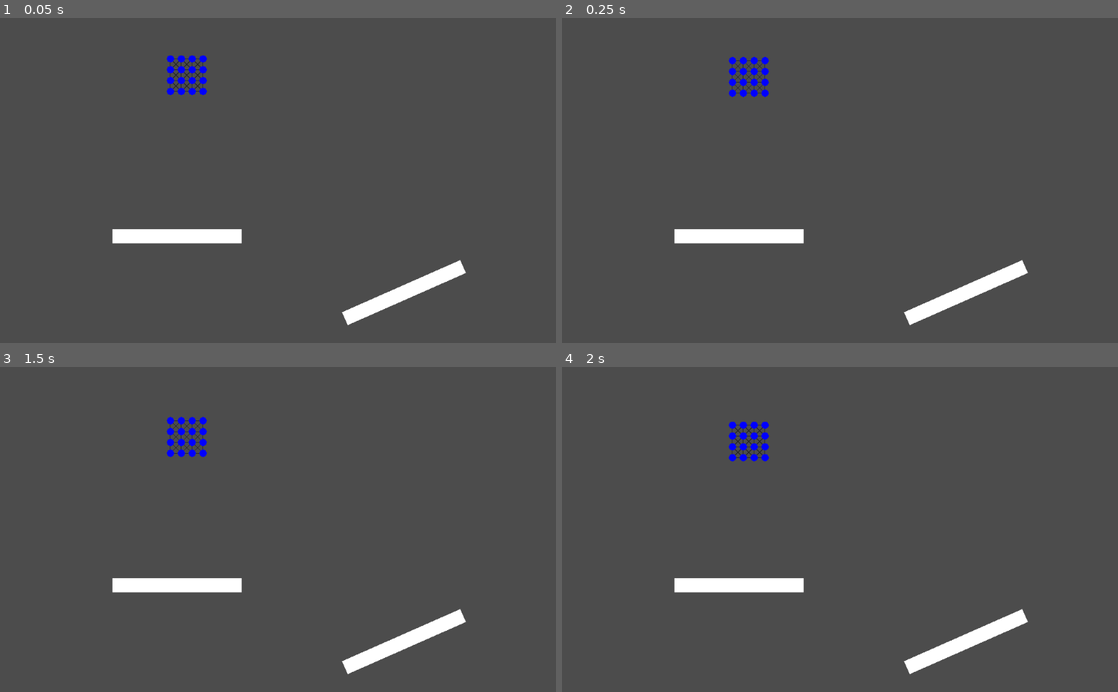
Above: before the commit, frames 1-4 (two rows, left to right).
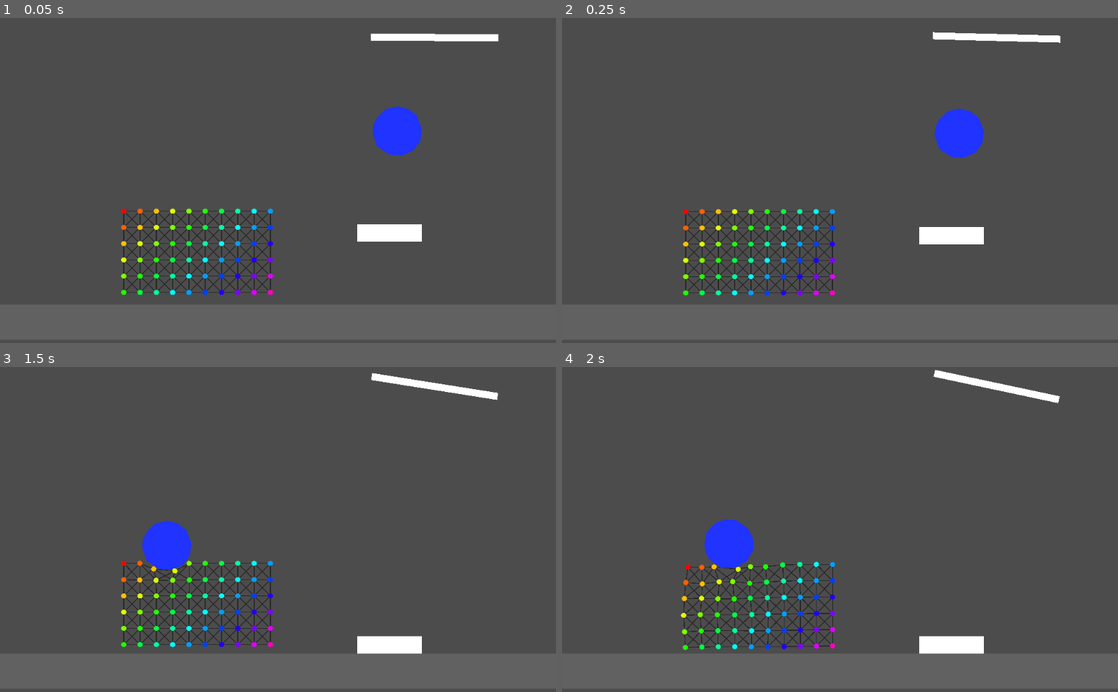
Above: after the commit, the same moments.

Repository: bustedwallstudios/Softbody
Game: Godot game, scene res://2dWorld.tscn
The game is run twice, just before and just after one commit, with the same random seed, the same clock (stepped at 60 frames per second) and the same inputs.
Inputs (mouse positions are in pixels of both pictures, inside the frame that each line leads up to):
- Up to frame 1 (0.05 s): no input
- Up to frame 2 (0.25 s): no input
- Up to frame 3 (1.5 s): tap Enter (ui_accept) at 0.5, 0.6, 0.77, 1.07, 1.35 s; move the mouse to (400, 513) at 0.52 s; move the mouse to (166, 545) at 1.27 s
- Up to frame 4 (2 s): tap Enter (ui_accept) at 1.52, 1.82 s

The runs differ from the first frame. In frame 1, 6.4% of the frame differs, in the area x 20-90%, y 4-95%; in frame 2, 6.3%; in frame 3, 5.7%; in frame 4, 5.7%.

Commit message:
Working perfectly, only issue is rotating the body. Other than that it is nice and squishy :)

Diff:
--- a/2dWorld.tscn
+++ b/2dWorld.tscn
@@ -1,53 +1,106 @@
-[gd_scene load_steps=5 format=2]
+[gd_scene load_steps=8 format=2]
 
-[ext_resource path="res://SquishyBody.gd" type="Script" id=1]
-[ext_resource path="res://Objects/PhysicsPoint.tscn" type="PackedScene" id=2]
-[ext_resource path="res://Objects/Spring.tscn" type="PackedScene" id=3]
+[ext_resource path="res://Objects/SquishyBody.tscn" type="PackedScene" id=1]
+[ext_resource path="res://MiscScripts/Rotate.gd" type="Script" id=2]
+[ext_resource path="res://MiscScripts/Draggable.gd" type="Script" id=3]
+
+[sub_resource type="RectangleShape2D" id=3]
+extents = Vector2( 119, 13 )
+
+[sub_resource type="RectangleShape2D" id=4]
+extents = Vector2( 119, 13 )
 
 [sub_resource type="RectangleShape2D" id=1]
-extents = Vector2( 119, 12.5 )
+extents = Vector2( 119, 31.25 )
+
+[sub_resource type="CircleShape2D" id=2]
+radius = 91.7878
 
 [node name="Node2D" type="Node2D"]
 
-[node name="Camera2D" type="Camera2D" parent="."]
+[node name="World" type="Node2D" parent="."]
+
+[node name="Camera2D" type="Camera2D" parent="World"]
+position = Vector2( 0, -142 )
 current = true
+zoom = Vector2( 2, 2 )
 
-[node name="SquishyBody" type="Node2D" parent="."]
-position = Vector2( -198, -225 )
-script = ExtResource( 1 )
-PhysicsPoint = ExtResource( 2 )
-PhysicsSpring = ExtResource( 3 )
-width = 4
-height = 4
-pointRadius = 7.0
-
-[node name="Ground" type="Node2D" parent="."]
-
-[node name="Ground" type="StaticBody2D" parent="Ground"]
-position = Vector2( -186, 103 )
+[node name="Ground" type="StaticBody2D" parent="World"]
+position = Vector2( -53, 380 )
+scale = Vector2( 19, 5 )
 __meta__ = {
 "_edit_group_": true
 }
 
-[node name="GroundCollision" type="CollisionShape2D" parent="Ground/Ground"]
-shape = SubResource( 1 )
+[node name="GroundCollision" type="CollisionShape2D" parent="World/Ground"]
+shape = SubResource( 3 )
 
-[node name="GroundShape" type="Polygon2D" parent="Ground/Ground"]
+[node name="GroundShape" type="Polygon2D" parent="World/Ground"]
+position = Vector2( 0, -8.5 )
+scale = Vector2( 20, 20 )
+color = Color( 0.384314, 0.384314, 0.384314, 1 )
+polygon = PoolVector2Array( -5.95, -0.225, 5.95, -0.225, 5.95, 1.075, -5.95, 1.075 )
+
+[node name="RotatingBeam" type="StaticBody2D" parent="World"]
+position = Vector2( 577, -670 )
+scale = Vector2( 1.972, 1 )
+script = ExtResource( 2 )
+__meta__ = {
+"_edit_group_": true
+}
+
+[node name="GroundCollision" type="CollisionShape2D" parent="World/RotatingBeam"]
+shape = SubResource( 4 )
+
+[node name="GroundShape" type="Polygon2D" parent="World/RotatingBeam"]
 position = Vector2( 0, -8.5 )
 scale = Vector2( 20, 20 )
 polygon = PoolVector2Array( -5.95, -0.225, 5.95, -0.225, 5.95, 1.075, -5.95, 1.075 )
 
-[node name="Ground2" type="StaticBody2D" parent="Ground"]
-position = Vector2( 232, 207 )
-rotation = -0.416342
+[node name="Beam" type="RigidBody2D" parent="World"]
+position = Vector2( 412, 33 )
+mass = 63.3
+gravity_scale = 3.72
+can_sleep = false
 __meta__ = {
 "_edit_group_": true
 }
 
-[node name="GroundCollision" type="CollisionShape2D" parent="Ground/Ground2"]
+[node name="GroundCollision" type="CollisionShape2D" parent="World/Beam"]
+position = Vector2( 0, 18.75 )
 shape = SubResource( 1 )
 
-[node name="GroundShape" type="Polygon2D" parent="Ground/Ground2"]
+[node name="GroundShape" type="Polygon2D" parent="World/Beam"]
 position = Vector2( 0, -8.5 )
 scale = Vector2( 20, 20 )
-polygon = PoolVector2Array( -5.95, -0.225, 5.95, -0.225, 5.95, 1.075, -5.95, 1.075 )
+polygon = PoolVector2Array( -5.95, -0.225, 5.95, -0.225, 5.95, 2.925, -5.95, 2.925 )
+
+[node name="Ball" type="RigidBody2D" parent="World"]
+position = Vector2( 439, -325 )
+input_pickable = true
+mass = 20.0
+gravity_scale = 3.0
+can_sleep = false
+linear_damp = 0.0
+angular_damp = 0.0
+script = ExtResource( 3 )
+__meta__ = {
+"_edit_group_": true
+}
+
+[node name="GroundCollision" type="CollisionShape2D" parent="World/Ball"]
+shape = SubResource( 2 )
+
+[node name="GroundShape" type="Polygon2D" parent="World/Ball"]
+position = Vector2( 0, -8.5 )
+scale = Vector2( 20, 20 )
+color = Color( 0.129412, 0.203922, 1, 1 )
+polygon = PoolVector2Array( -4.55287, 0.735487, -4.36637, -0.757068, -3.6985, -2.0672, -2.1545, -3.60621, 0.0925417, -4.13613, 2.08813, -3.61879, 3.56939, -2.47059, 4.54565, 0.065037, 4.2623, 2.27913, 2.95229, 4.03665, 0.91142, 4.94073, -1.43667, 4.77799, -3.66834, 3.33503 )
+
+[node name="SquishyBody" parent="." instance=ExtResource( 1 )]
+position = Vector2( -568, -29 )
+pxBetweenPoints = 60
+stiffness = 1.0
+dampingFactor = 1.0
+
+[connection signal="input_event" from="World/Ball" to="World/Ball" method="inputEvent"]
--- /dev/null
+++ b/MiscScripts/Draggable.gd
@@ -0,0 +1,7 @@
+extends RigidBody2D
+
+func _integrate_forces(state):
+	if Input.is_action_just_pressed("ui_accept"): # If the player should go back to the start
+		state.transform = Transform2D(self.rotation_degrees, get_global_mouse_position())
+		self.linear_velocity  = Vector2()
+		self.angular_velocity = 0
--- /dev/null
+++ b/MiscScripts/Rotate.gd
@@ -0,0 +1,6 @@
+extends StaticBody2D
+
+export (float) var degreesPerFrame = 0.1
+
+func _process(delta):
+	rotation_degrees += degreesPerFrame
--- /dev/null
+++ b/Objects/PhysicsPoint.gd
@@ -0,0 +1,7 @@
+extends RigidBody2D
+
+# Set by the spring every frame
+var springForce:Vector2
+
+func integrateForceFromOneSpring(F:Vector2):
+	self.linear_velocity += (F)/mass
--- a/Objects/PhysicsPoint.tscn
+++ b/Objects/PhysicsPoint.tscn
@@ -1,18 +1,22 @@
-[gd_scene load_steps=2 format=2]
+[gd_scene load_steps=3 format=2]
+
+[ext_resource path="res://Objects/PhysicsPoint.gd" type="Script" id=1]
 
 [sub_resource type="CircleShape2D" id=1]
 radius = 10.198
 
-[node name="RigidBody2D" type="RigidBody2D"]
-gravity_scale = 10.0
+[node name="PhysicsPoint" type="RigidBody2D"]
+gravity_scale = 5.0
 continuous_cd = 2
 can_sleep = false
 linear_damp = 0.0
 angular_damp = 0.0
+script = ExtResource( 1 )
 
 [node name="Hitbox" type="CollisionShape2D" parent="."]
 shape = SubResource( 1 )
 
 [node name="Marker" type="Polygon2D" parent="."]
-color = Color( 0, 0, 1, 1 )
+texture_offset = Vector2( 11, 11 )
+texture_scale = Vector2( 3, 3 )
 polygon = PoolVector2Array( -10, 0, -7, -7, 0, -10, 7, -7, 10, 0, 7, 7, 0, 10, -7, 7 )
--- a/Objects/Spring.gd
+++ b/Objects/Spring.gd
@@ -1,75 +1,88 @@
 extends Node2D
 
-# basically i can only have NodePaths as the export variable, and i have
-# to literally just call get_node() on them IMMEDIATELY when the thing
-# starts, TO CONVERT THEM TO AN ACTUAL NODE.
+# basically the export variable can only be a NodePath type instead of
+# a Node itself, so I have to literally just call get_node() on them
+# IMMEDIATELY when the thing starts, TO CONVERT THEM TO AN ACTUAL NODE.
 var hasConvertedStupidNodePaths = false
+
+# This ensures that _process() will only start to do stuff
+# once we're done setting up the spring with points and stuff
+var doneSetup = false
 
 export (NodePath) var PointA
 export (NodePath) var PointB
 
-export (float) var stiffness = 1
+# stiffness and dampingFactor are both set by the squishyBody itself.
+var stiffness
+var dampingFactor # We multiply the velocity by this each frame, to prevent it from flying off to infinity
 
-# We multiply the velocity by this each frame, to slow it down over time
-export (float) var dampingFactor = 0.95
-
-# The force applied due to "gravity"
-export (Vector2) var gravityForce = Vector2(0, 50)
-
-var springName = "unknown"
+var springName = "unknown" # We'll set this to something later on to identify which spring it is
 
 # This is determined during the creation by the body, it's just how long the
 # spring would be if there were no external forces acting upon it
-var restLength = 0
+var restLength
 
-# How much force will be applied to the points, based on a bunch of spring things
-var forceProduced
+# How much force will be applied to the points, based on the stiffness, distance apart, etc
+var hookesForceProduced
 
 func convertStupidNodePaths():
+	# Change the |path to the node| to the node itself
 	PointA = get_node(PointA)
 	PointB = get_node(PointB)
 
+	#print("Node paths converted to point nodes.")
+
+# warning-ignore:unused_argument
 func _process(delta):
-	if not hasConvertedStupidNodePaths: # check line 3
-		convertStupidNodePaths()
-		hasConvertedStupidNodePaths = true
+	if doneSetup:
+		if not hasConvertedStupidNodePaths: # check line 3
+			convertStupidNodePaths()
+			hasConvertedStupidNodePaths = true
 
-	var springForce  = hookesLawToFindForce()
-	var dampingForce = findDampingForce()
+		var springForce  = hookesLawToFindForce()
+		var dampingForce = findDampingForce()
 
-	var totalForce:float = springForce + dampingForce
+		var totalForce:float = springForce + dampingForce
 
-	# Used for finding the force to apply to PointA and PointB, respectively
-	var aMinusB = PointA.position - PointB.position
-	var bMinusA = PointB.position - PointA.position
+		# Get the force vectors to apply to each point
+		var forceOnPointA = aimForceToOtherPoint(totalForce, PointA.position, PointB.position)
+		var forceOnPointB = aimForceToOtherPoint(totalForce, PointB.position, PointA.position)
 
-	var aTowardsB = aMinusB.normalized()
-	var bTowardsA = bMinusA.normalized()
+		# Set the spring force applied to each point to the force we calculated
+		PointA.integrateForceFromOneSpring(forceOnPointA)
+		PointB.integrateForceFromOneSpring(forceOnPointB)
 
-	# This is the force magnitude, multiplied by the
-	# normal vector between A and B
-	var forceOnPointA = totalForce * (aTowardsB)
-	var forceOnPointB = totalForce * (bTowardsA)
+		updateLine()
 
-	forceOnPointA = fixVector(forceOnPointA)
-	forceOnPointB = fixVector(forceOnPointB)
+# Takes the amount of force as an argument and aims it towards
+# the points, from each other. This results in the points receiving
+# the correct force, *in the correct direction*.
+func aimForceToOtherPoint(force:float, thisPointPos:Vector2, otherPointPos:Vector2):
+	# The vector pointing from this point to the other point
+	var fromThisToOther = (thisPointPos - otherPointPos).normalized()
 
-	PointA.linear_velocity = forceOnPointA
-	PointB.linear_velocity = forceOnPointB
+	# The force we should apply, in the direction and with the power it should have
+	var forceToApply = force * fromThisToOther
 
-	updateLine()
-	print(springName, " sf:", springForce, " dpf:", dampingForce, " Af: ", forceOnPointA, " Bf: ", forceOnPointB, " Av: ", PointA.linear_velocity, " Bv: ", PointB.linear_velocity)
-	var foo = 23
+	# Repair the weird ass vector nonsense that sometimes happens
+	var fixedForce:Vector2 = fixVector(forceToApply)
 
-func fixVector( vec: Vector2 ) -> Vector2:
-	var x = round( vec.x * 1000 ) / 1000
+	# Limit the force so it at least waits a few seconds before exploding
+	if fixedForce.length() > 10:
+		fixedForce = fixedForce.normalized() * 10
+
+	return fixedForce
+
+# Makes the vectors more normal, and rounds them to the nearest 1/1000th.
+# They would sometimes return strange values like -0, so this was made to fix that.
+func fixVector( vector: Vector2 ) -> Vector2:
+	var x = round( vector.x * 1000 ) / 1000
 	if x == -0: x = 0
 
-	var y = round( vec.y * 1000 ) / 1000
+	var y = round( vector.y * 1000 ) / 1000
 	if y == -0: y = 0
+
 	return Vector2(x,y)
-
-
 
 # Find the force that the spring is applying, based on things like stiffness and position
 func hookesLawToFindForce() -> float:
@@ -83,25 +96,24 @@
 
 	# The force it produces increases if the stiffness does, and also if
 	# it's proximity to it's resting length increases
-	forceProduced = stiffness * differenceToRestLength
+	hookesForceProduced = differenceToRestLength * stiffness
 
-	return forceProduced
+	return hookesForceProduced
 
 func findDampingForce() -> float:
-	# The difference in position
-	var bMinusA = PointB.position - PointA.position
-
-	# The direction from A to B with a length of 1
-	var normalizedDirectionVector = bMinusA.normalized()
+	# The vector pointing towards A from B with length 1
+	var normalizedDirection = (PointB.position - PointA.position).normalized()
 
 	# Just the differnce in linear velocity between A and B
-	var velocityDifference = PointA.linear_velocity - PointB.linear_velocity
+	var velocityDifference = PointB.linear_velocity - PointA.linear_velocity
 
 	# The dot product of the two vectors; if this is positive it will move the
 	# points closer together, otherwise it will move them apart
-	var dotProduct = normalizedDirectionVector.dot(velocityDifference)
+	var dotProduct = normalizedDirection.dot(velocityDifference)
 
-	return (dotProduct * dampingFactor)
+	dotProduct /= 50
+
+	return -(dotProduct * dampingFactor)
 
 # Update the line graphic for each frame, to point from point A to B
 func updateLine():
--- a/Objects/Spring.tscn
+++ b/Objects/Spring.tscn
@@ -4,10 +4,8 @@
 
 [node name="Spring" type="Node2D"]
 script = ExtResource( 1 )
-stiffness = 30.0
-dampingFactor = 0.1
 
 [node name="Line2D" type="Line2D" parent="."]
 z_index = -1
-width = 1.0
+width = 3.0
 default_color = Color( 0.145098, 0.145098, 0.145098, 1 )
--- a/SquishyBody.gd
+++ b/Objects/SquishyBody.gd
@@ -9,20 +9,36 @@
 
 # The amount of balls sideways and vertically
 export (int) var width  = 10
-export (int) var height = 10
+export (int) var height = 6
 
-# This lets us control the "density" of the points
-export (int) var pxBetweenPoints = 20
+# This lets us control the "density" of the points within the shape
+export (int) var pxBetweenPoints = 40
 
 export (float) var pointRadius = 10
 
+# These will be applied to each spring as they are created
+export (float) var stiffness     = 4
+export (float) var dampingFactor = 4
+
+export (float) var mass = 1
+
 # Stores all the points in a 2d array
 var bodyPoints = []
+
+var perimeter # The amount of points around the perimeter of the shape
 
 func _ready():
 	# Create all the points that can fall and stuff for physics
 	initiatePoints()
 	initiateSprings()
+
+	# This is the length of the perimeter of the shape, in points.
+	# It counts two sides, and then so as to not count the corner points twice,
+	# subtracts two from the other two sides.
+	perimeter = (width * 2) + ((width-2) * 2)
+
+#func _process(delta):
+#	updateShape()
 
 # Create the correct amount of rigidbodies for all the points,
 # and put them in the correct positions
@@ -41,12 +57,19 @@
 			newPoint.get_node("Hitbox").shape.radius = pointRadius
 			newPoint.get_node("Marker").scale = Vector2(pointRadius/10, pointRadius/10)
 
+			# Adjust the color to give the whole squishy body a nice rainbow across it
+			newPoint.get_node("Marker").color = Color.from_hsv((x + y) / (float(width) + float(height)), 1, 1)
+
+			# These all need to be the same
+			newPoint.mass = mass
+
 			add_child(newPoint)
 
 			# And add it to the array so we can easily remember which are which
 			bodyPoints[y].append(newPoint.get_path())
 
 func initiateSprings():
+	# Thank you Pythagoras
 	var diagPxBetweenPoints = sqrt((pxBetweenPoints * pxBetweenPoints) + (pxBetweenPoints * pxBetweenPoints))
 
 	for y in height:
@@ -54,7 +77,7 @@
 			var currentPoint = bodyPoints[y][x]
 
 			# These if statements only allow the springs to be created
-			# that will fit in the world, for example it will only create a spring
+			# that will fit in the body, for example it will only create a spring
 			# that connects to a point on the right IF there is actually a point
 			# on the right
 			if x < width-1:
@@ -73,12 +96,22 @@
 				if x < width-1:
 					createSpring(x, y, x+1, y+1, "dd", diagPxBetweenPoints)
 
+func createSpring(x:int, y:int, targetX:int, targetY:int, springName:String, length:float):
 
-func createSpring(x:int, y:int, targetX:int, targetY:int, springName:String, length:float):
+	# Create a new spring and add it as a child
 	var spring = PhysicsSpring.instance()
+	add_child(spring)
+
+	# Connect the spring to this node and the target node, so that it keeps them apart.
 	spring.PointA = bodyPoints[y][x]
 	spring.PointB = bodyPoints[targetY][targetX]
-	spring.restLength = length
-	spring.springName = springName + "("+str(x)+","+str(y)+")"
-	add_child(spring)
-	print("added " + springName)
+
+	# Set the physical properties of the spring
+	spring.restLength    = length
+	spring.stiffness     = self.stiffness
+	spring.dampingFactor = self.dampingFactor
+
+	spring.springName = springName + "("+str(x)+","+str(y)+")" # Will look like "dd(3,6)".
+
+	# We're done setting it up, so it can now start processing its physics and whatnot
+	spring.doneSetup = true
--- /dev/null
+++ b/Objects/SquishyBody.tscn
@@ -0,0 +1,10 @@
+[gd_scene load_steps=4 format=2]
+
+[ext_resource path="res://Objects/PhysicsPoint.tscn" type="PackedScene" id=1]
+[ext_resource path="res://Objects/Spring.tscn" type="PackedScene" id=2]
+[ext_resource path="res://Objects/SquishyBody.gd" type="Script" id=3]
+
+[node name="SquishyBody" type="Node2D"]
+script = ExtResource( 3 )
+PhysicsPoint = ExtResource( 1 )
+PhysicsSpring = ExtResource( 2 )
--- a/Node2D.tscn
+++ b/Tests/Node2D.tscn
@@ -6,7 +6,7 @@
 [node name="Node2D" type="Node2D"]
 
 [node name="RigidBody2D" parent="." instance=ExtResource( 2 )]
-position = Vector2( 301, 214 )
+position = Vector2( 959, 462 )
 
 [node name="RigidBody2D2" parent="." instance=ExtResource( 2 )]
 position = Vector2( 241, 208 )
@@ -14,6 +14,3 @@
 [node name="Spring" parent="." instance=ExtResource( 1 )]
 PointA = NodePath("../RigidBody2D")
 PointB = NodePath("../RigidBody2D2")
-stiffness = 5.0
-restLength = 500.0
-dampingFactor = 0.1
Renamed: World.tscn -> Tests/World.tscn
Binary file changed: icon.png
